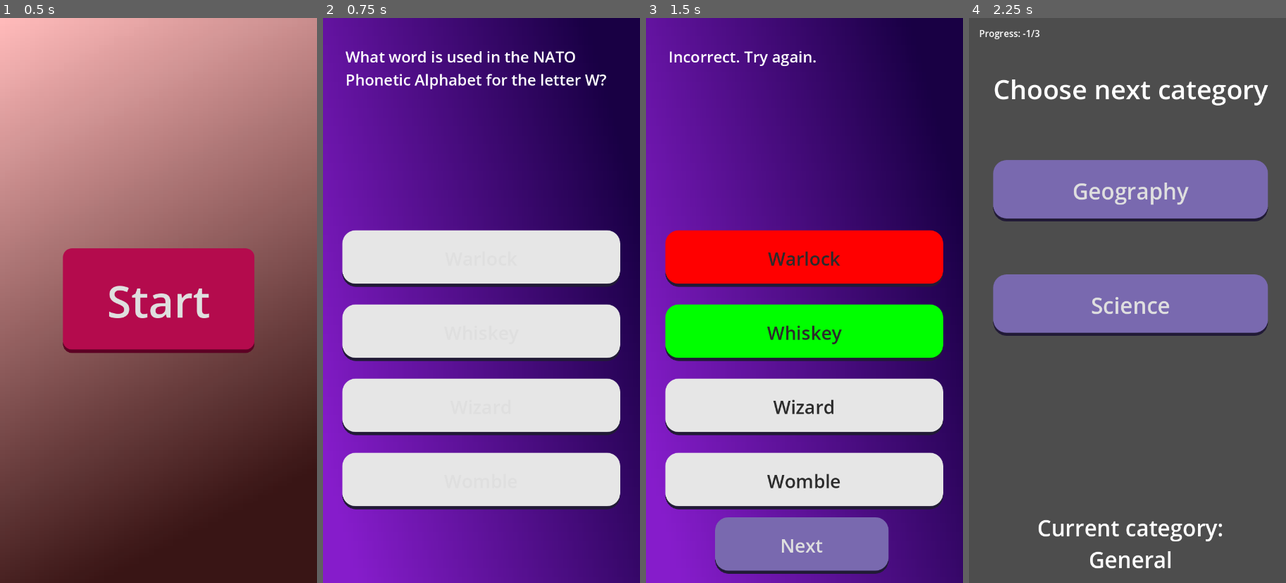
Above: before the commit, frames 1-4 (left to right).
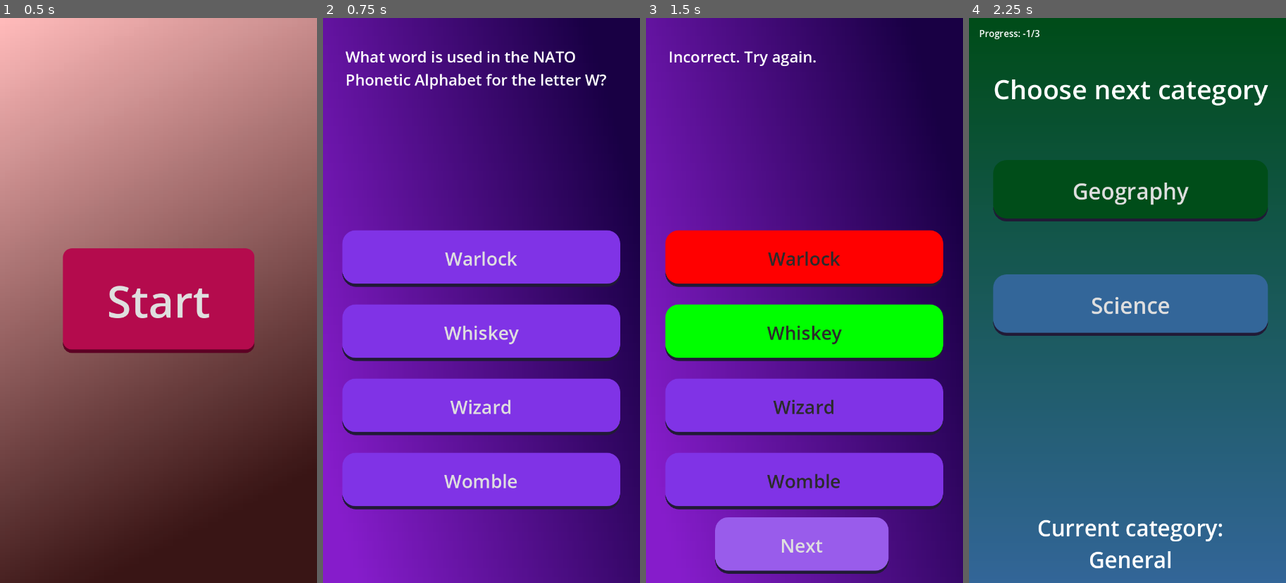
Above: after the commit, the same moments.

Repository: thomasbeckett/quiz
Game: Godot game, scene res://start.tscn
Two runs of this game, one before a commit and one after it. Both use one fixed random seed, a clock stepped at 60 frames per second and the inputs below.
Inputs:
- Up to frame 1 (0.5 s): no input
- Up to frame 2 (0.75 s): click "Start" at 0.5 s
- Up to frame 3 (1.5 s): click "Warlock" at 1.25 s
- Up to frame 4 (2.25 s): click "Next" at 2 s

Frame 1 is identical in both runs. In frame 2, 32% of the frame differs, in the area x 6-94%, y 37-87%; in frame 3, 21%; in frame 4, 97%, in the area x 0-100%, y 0-100%.

Commit message:
basic game loop

Diff:
--- a/fork.gd
+++ b/fork.gd
@@ -4,6 +4,18 @@
 @onready var cat_opt_2: Button = $CanvasLayer/VBoxContainer/GridContainer/CatOpt2
 @onready var current_cat: Label = $CanvasLayer/VBoxContainer/CurrentCat
 @onready var label: Label = $CanvasLayer/Label
+@onready var texture_rect: TextureRect = $CanvasLayer/TextureRect
+
+var CATEGORY_COLORS = {
+	"Science": Color(0.2, 0.4, 0.6),
+	"Sports": Color(0.5, 0.2, 0.5),
+	"History": Color(0.6, 0, 0.1),
+	"Film and TV": Color(0.9, 0.6, 0.3),
+	"Geography": Color(0, 0.3, 0.1),
+	"Music":   Color(0.6, 0.5, 0),
+	"General": Color(0.5, 0.2, 0.9),
+	"Food and drink": Color(0.9, 0.3, 0),
+}
 
 func _ready() -> void:
 	cat_opt_1.pressed.connect(_on_cat_opt_pressed.bind(cat_opt_1))
@@ -23,7 +35,45 @@
 	# Set the button texts to the random categories
 	cat_opt_1.text = random_keys[0]
 	cat_opt_2.text = random_keys[1]
+	_color_button(cat_opt_1, random_keys[0])
+	_color_button(cat_opt_2, random_keys[1])
+
+	var color1 = CATEGORY_COLORS.get(random_keys[0], Color(0.8, 0.8, 0.8))
+	var color2 = CATEGORY_COLORS.get(random_keys[1], Color(0.8, 0.8, 0.8))
+
+
+
+	var gradient = Gradient.new()
+	gradient.add_point(0.0, color1)
+	gradient.add_point(1.0, color2)
+	gradient.set_offset(0, 0.0)
+	gradient.set_color(0, color1)
+	gradient.set_offset(1, 1.0)
+	gradient.set_color(1, color2)
+	var grad_tex = GradientTexture2D.new()
+	grad_tex.gradient = gradient
+	grad_tex.fill = GradientTexture2D.FILL_LINEAR
+	grad_tex.set_fill_from(Vector2(0.5, 0))
+	grad_tex.set_fill_to(Vector2(0.5, 1))
+	texture_rect.texture = grad_tex
 
 func _on_cat_opt_pressed(button: Button) -> void:
 	game_state.currentQuestionCategory = game_state.CATEGORIES[button.text]
 	get_tree().change_scene_to_file("res://question.tscn")
+
+func _color_button(btn: Button, category_key: String) -> void:
+	var base_stylebox = btn.get_theme_stylebox("normal") as StyleBoxFlat
+	var pressed_stylebox = btn.get_theme_stylebox("pressed") as StyleBoxFlat
+	var hover_stylebox = btn.get_theme_stylebox("hover") as StyleBoxFlat
+	var stylebox: StyleBoxFlat = base_stylebox.duplicate() if base_stylebox else StyleBoxFlat.new()
+	var pressed_box: StyleBoxFlat = pressed_stylebox.duplicate() if pressed_stylebox else StyleBoxFlat.new()
+	var hover_box: StyleBoxFlat = hover_stylebox.duplicate() if hover_stylebox else StyleBoxFlat.new()
+
+	stylebox.bg_color = CATEGORY_COLORS.get(category_key, Color(0.8, 0.8, 0.8))
+	pressed_box.bg_color = stylebox.bg_color.darkened(0.3)
+	hover_box.bg_color = stylebox.bg_color.lightened(0.2)
+
+	btn.add_theme_stylebox_override("normal", stylebox)
+	btn.add_theme_stylebox_override("pressed", pressed_box)
+	btn.add_theme_stylebox_override("hover", hover_box)
+	btn.add_theme_stylebox_override("disabled", stylebox.duplicate())
--- a/fork.tscn
+++ b/fork.tscn
@@ -18,6 +18,10 @@
 script = ExtResource("1_3d288")
 
 [node name="CanvasLayer" type="CanvasLayer" parent="."]
+
+[node name="TextureRect" type="TextureRect" parent="CanvasLayer"]
+offset_right = 744.0
+offset_bottom = 1290.0
 
 [node name="VBoxContainer" type="VBoxContainer" parent="CanvasLayer"]
 anchors_preset = 8
--- a/question.gd
+++ b/question.gd
@@ -21,14 +21,14 @@
 }
 
 var CATEGORY_BUTTON_COLORS = {
-	"Science": Color(0.6, 0.9, 1.0),
-	"Sports": Color(0.8, 1.0, 0.6),
-	"History": Color(1.0, 0.9, 0.6),
-	"Film and TV": Color(0.9, 0.6, 1.0),
-	"Geography": Color(0.6, 1.0, 0.9),
-	"Music":  Color(0.9, 0.6, 1.0),
-	"General": Color(0.9, 0.9, 0.9),
-	"Food and drink": Color(1.0, 0.8, 0.6),
+	"Science": Color(0.2, 0.4, 0.6),
+	"Sports": Color(0.5, 0.2, 0.5),
+	"History": Color(0.6, 0, 0.1),
+	"Film and TV": Color(0.8, 0.5, 0.1),
+	"Geography": Color(0, 0.3, 0.1),
+	"Music":   Color(0.7, 0.5, 0),
+	"General": Color(0.5, 0.2, 0.9),
+	"Food and drink": Color(0.9, 0.3, 0),
 }
 
 func _ready() -> void:
@@ -66,6 +66,8 @@
 		var btn = button_2.duplicate(true)
 		btn.text = answer
 		var base_stylebox = btn.get_theme_stylebox("normal") as StyleBoxFlat
+		var pressed_stylebox = btn.get_theme_stylebox("pressed") as StyleBoxFlat
+		var hover_stylebox = btn.get_theme_stylebox("hover") as StyleBoxFlat
 		var stylebox: StyleBoxFlat
 		if base_stylebox:
 			stylebox = base_stylebox.duplicate()
@@ -73,6 +75,8 @@
 			stylebox = StyleBoxFlat.new()
 		# Set the button color based on the category
 		stylebox.bg_color = CATEGORY_BUTTON_COLORS.get(category_key, Color(0.8, 0.8, 0.8))
+		pressed_stylebox.bg_color = stylebox.bg_color.darkened(0.3)
+		hover_stylebox.bg_color = stylebox.bg_color.lightened(0.2)
 		btn.add_theme_stylebox_override("normal", stylebox)
 		btn.add_theme_stylebox_override("disabled", stylebox.duplicate())
 		btn.pressed.connect(_on_button_pressed.bind(btn))
--- a/question.tres
+++ b/question.tres
@@ -5,7 +5,7 @@
 content_margin_top = 35.0
 content_margin_right = 15.0
 content_margin_bottom = 35.0
-bg_color = Color(0.472972, 0.41171, 0.687799, 1)
+bg_color = Color(0.2, 0.431373, 0.619608, 1)
 border_width_bottom = 7
 border_color = Color(0.129412, 0.101961, 0.211765, 1)
 corner_radius_top_left = 30
--- a/question.tscn
+++ b/question.tscn
@@ -2,7 +2,7 @@
 
 [ext_resource type="StyleBox" uid="uid://drailr3ckjt3b" path="res://question.tres" id="1_g5b5r"]
 [ext_resource type="Script" uid="uid://chcrg80xnyvr2" path="res://question.gd" id="1_lccfl"]
-[ext_resource type="Texture2D" path="res://food_gradient.tres" id="2_nk8gh"]
+[ext_resource type="Texture2D" uid="uid://4qnw8eimb6ud" path="res://gradients/science_gradient.tres" id="2_nk8gh"]
 [ext_resource type="StyleBox" uid="uid://8yg8ac4x80mq" path="res://questionPressed.tres" id="3_e0yn7"]
 
 [sub_resource type="StyleBoxEmpty" id="StyleBoxEmpty_g5b5r"]
Not shown: 1 places in gradients/sports_gradient.tres that only renumber resources
